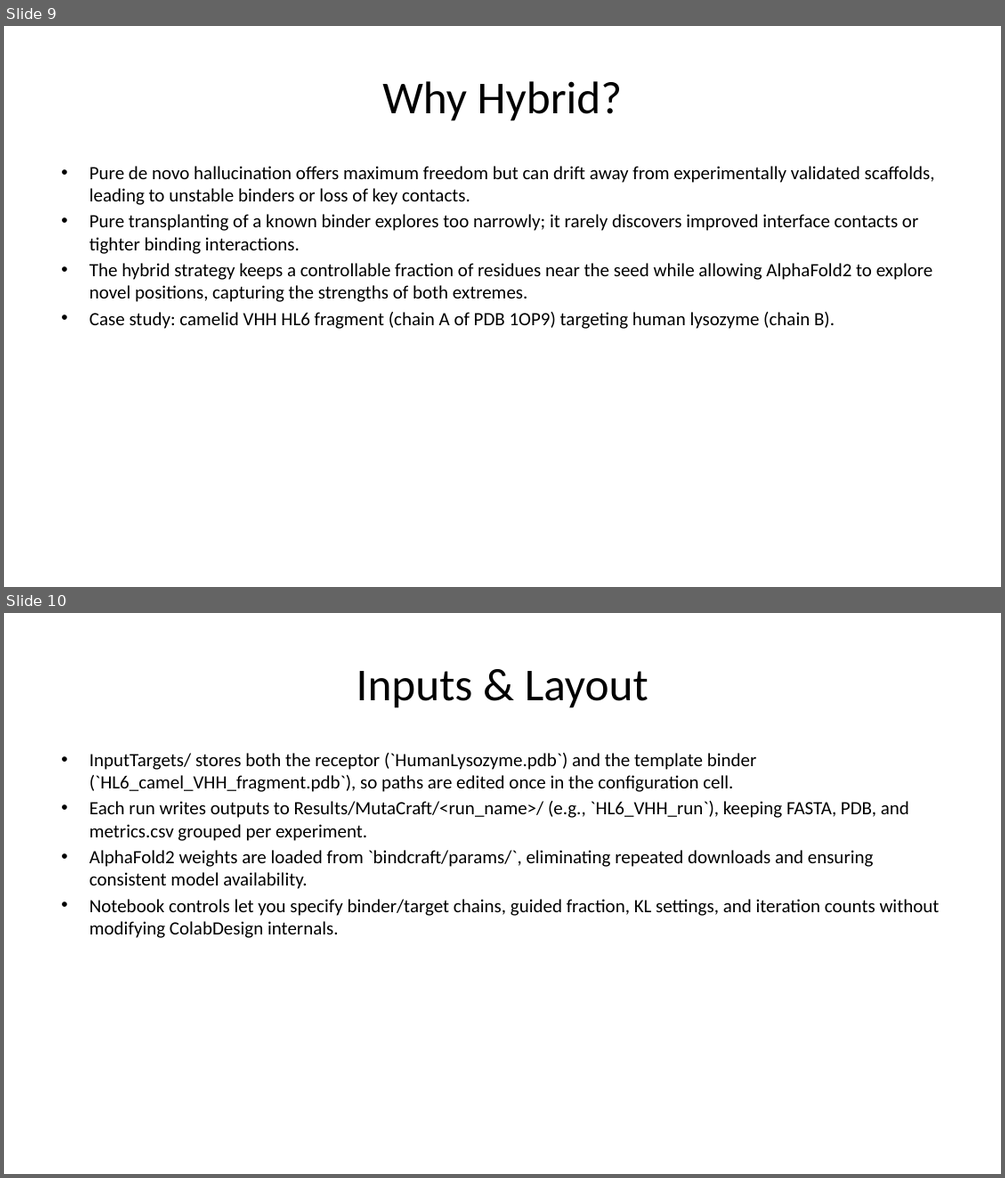
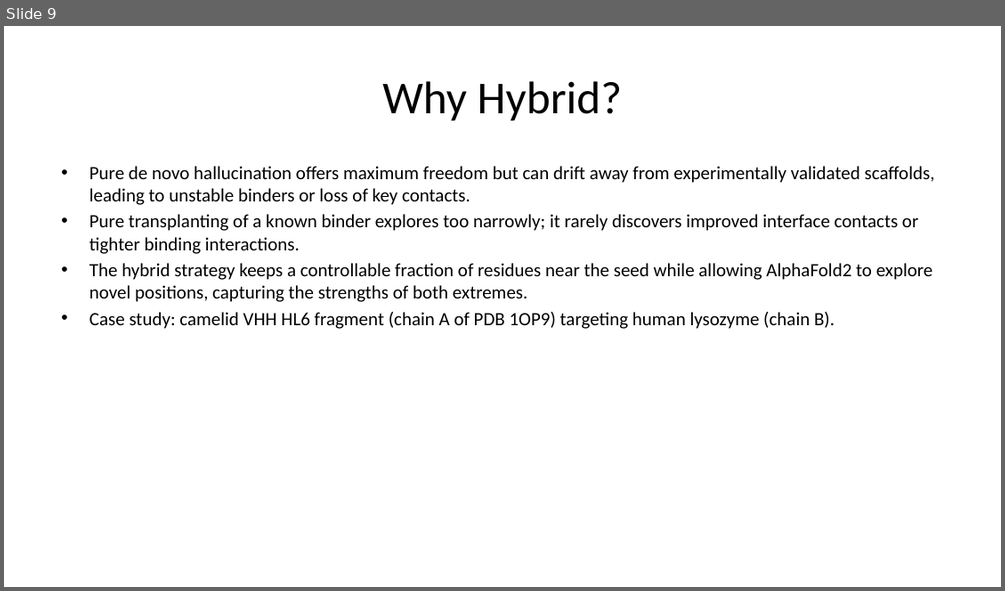
Before and after one commit to kaylertee/ActiveTargeting, a slide deck: Presentations/MutaCraft Presentation.pptx. Shown one above the other, each under a label of ours: slides 9 and 10 before the commit, slide 9 after it. The pictures are 1005x1178 and 1005x591 pixels, drawn with LibreOffice and Linux fonts; fonts in the diff are those of the drawing. Boxes give left, top, right and bottom in pixels: in the first picture for what was removed or moved away, otherwise in the second. Text is boxed around its words. In the diff, an @@ line names an element or a change of style, - is before the commit and + after.

```diff
--- a/Presentations/MutaCraft Presentation.pptx
+++ b/Presentations/MutaCraft Presentation.pptx
@@ slide 10 removed at [4, 613, 1001, 1174], background #FFFFFF @@
@@ title removed at [356, 671, 648, 708] @@
-Inputs & Layout
@@ text removed at [89, 753, 939, 938] @@
-• InputTargets/ stores both the receptor (`HumanLysozyme.pdb`) and the template binder (`HL6_camel_VHH_fragment.pdb`), so paths are edited once in the configuration cell.
-• Each run writes outputs to Results/MutaCraft/<run_name>/ (e.g., `HL6_VHH_run`), keeping FASTA, PDB, and metrics.csv grouped per experiment.
-• AlphaFold2 weights are loaded from `bindcraft/params/`, eliminating repeated downloads and ensuring consistent model availability.
-• Notebook controls let you specify binder/target chains, guided fraction, KL settings, and iteration counts without modifying ColabDesign internals.
```
Also in this commit, not shown: 14 slides changed, 2 slides added, 1 other slide removed.
